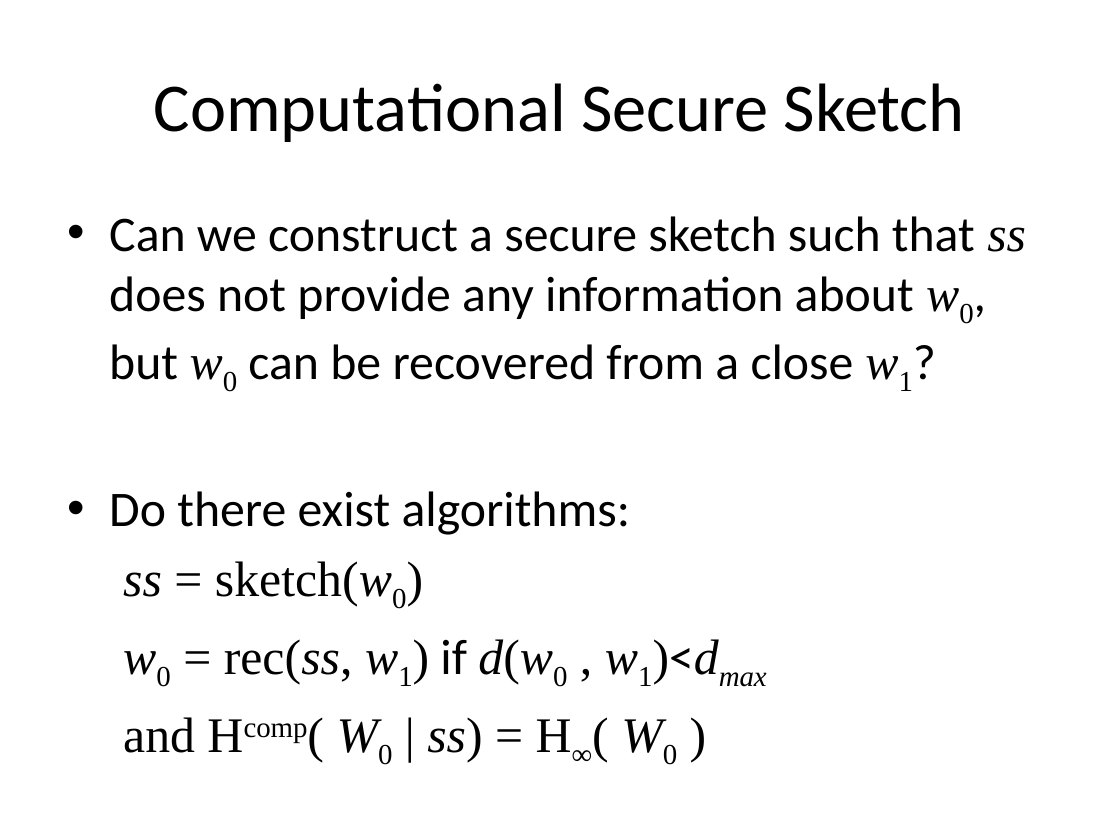
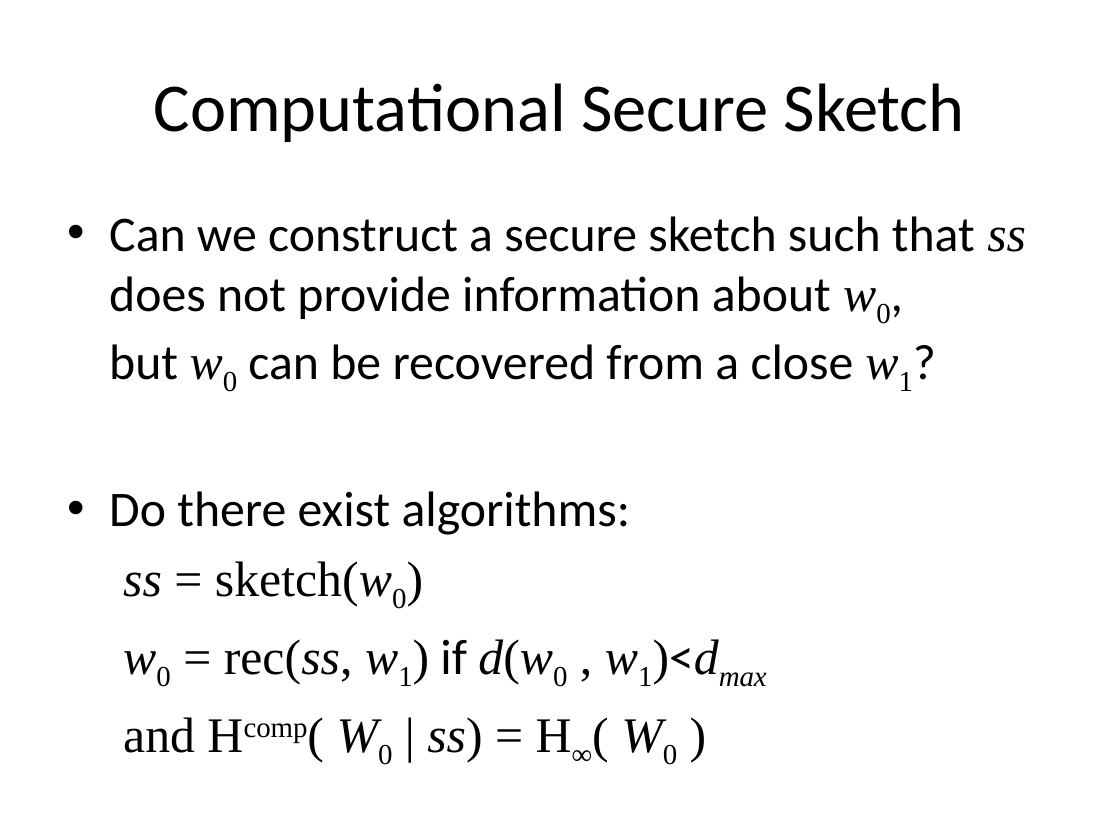
Before and after one commit to xianruimeng/comp-fuzzy-ext, a slide deck: slide 12 of ComputationalFuzzyExtractors.pptx. Drawn at 1120x840 pixels with LibreOffice and Linux fonts; fonts in the diff are those of the drawing. Boxes give left, top, right and bottom in pixels: in the first picture for what was removed or moved away, otherwise in the second. Text is boxed around its words. In the diff, an @@ line names an element or a change of style, - is before the commit and + after.

```diff
--- a/ComputationalFuzzyExtractors.pptx
+++ b/ComputationalFuzzyExtractors.pptx
@@ text at (109,216,1026,380): text changed @@
-• Can we construct a secure sketch such that ss does not provide any information about w0, but w0 can be recovered from a close w1?
+• Can we construct a secure sketch such that ss does not provide information about w0,
+  but w0 can be recovered from a close w1?
```
Also in this commit, not shown: 13 other slides changed.
